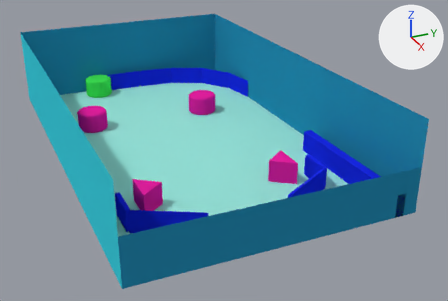
The Blender file src/models/table2.blend: old version first, new version second.
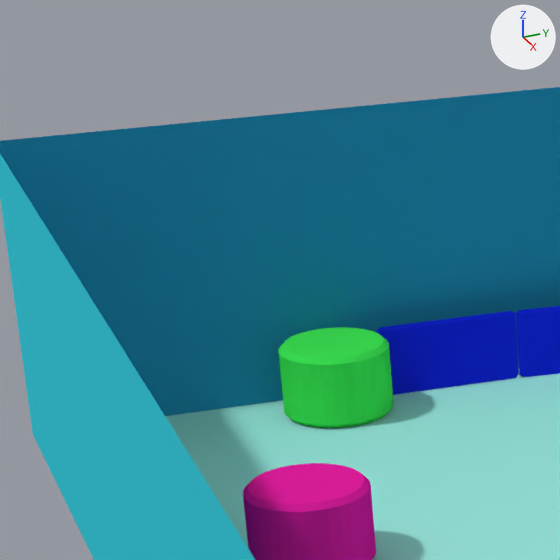
Each version is shown whole from a 50 mm camera at (13.25, -4.89, 6.27) aimed at (0.8, 0.71, 0.04), then close up on the part from 5% to 33% of the width and 0% to 42% of the height. Arrows for +X, +Y and +Z are at upper right; the lights stay in place.
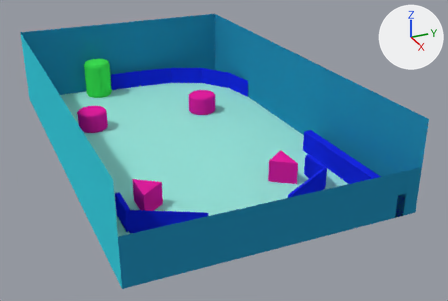
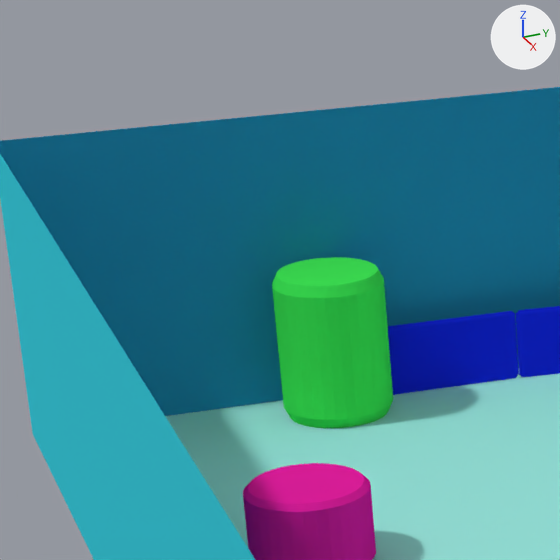
Commit message: updated table with taller bumper

Location of each change, [x1, y1, x2, y2] in pixels of the close-ups (560 x 560 px):
'Cylinder.004', moved, rescaled (69% taller)
    before: [278, 327, 394, 428]
    after: [272, 257, 393, 428]

Diff of the bpy script that builds the scene:
```diff
--- a/src/models/table2.blend.py
+++ b/src/models/table2.blend.py
@@ ob_cylinder_004 @@
 ob_cylinder_004 = bpy.data.objects.new('Cylinder.004', me_cylinder_004)
-ob_cylinder_004.location = (-4.6, -1.0, 0.25)
+ob_cylinder_004.location = (-4.6, -1.0, 0.5)
+ob_cylinder_004.scale = (1.0, 1.0, 2.0)
 _m = ob_cylinder_004.modifiers.new('Bevel', 'BEVEL')
```
